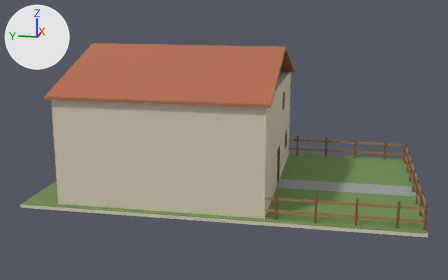
Renders of the FBX model art_source/unity/environments/alfa_maps/house_alfa_static.fbx from each side of a commit.
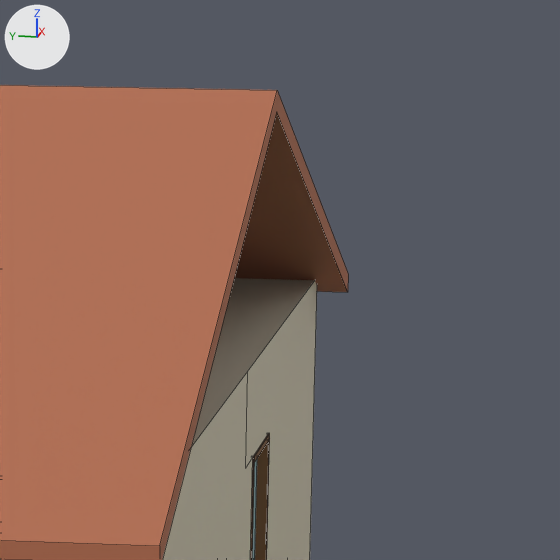
Each version is shown whole from a 50 mm camera at (-29.9, -15.3, 11.5) aimed at (5.9, -8.1, 2.6), then close up on the part from 56% to 72% of the width and 13% to 38% of the height. The lights are fixed; the arrows at upper left show +X, +Y and +Z. The older version's two pictures come first. The close-ups show mesh edges as thin lines. Where no turn or scale is listed for an object, it has been applied to the vertices.

Script lines for the objects in view, before the commit:
```python
me_cube_066 = bpy.data.meshes.new('Cube.066')
me_cube_066.from_pydata(...)  # a box spanning x -0.025..0.025, y -0.1..0.1, z -0.55..0.55
me_cube_066.materials.append(mat_wood_edge)  # brown #7e5734
me_houseshell_mesh = bpy.data.meshes.new('HouseShell_Mesh')
me_houseshell_mesh.from_pydata(...)  # 864 vertices, 217 faces; spans x -0.5..13.3, y -19.4..2.0, z -0.2..6.0
# faces by material slot: [155, 9, 45, 4, 2, 2]
me_houseshell_mesh.materials.append(mat_plaster_warm)  # pale yellow #d7cdb8
me_houseshell_mesh.materials.append(mat_floor_oak)  # brown #936e4a
me_houseshell_mesh.materials.append(mat_ceiling_cream)  # white #e7e2d3
me_houseshell_mesh.materials.append(mat_grass)  # green #739052
me_houseshell_mesh.materials.append(mat_stone)  # grey #9ba2a2
me_houseshell_mesh.materials.append(mat_tile)  # light grey #cbd4d1
me_roof_continuous_mesh = bpy.data.meshes.new('Roof_Continuous_Mesh')
me_roof_continuous_mesh.from_pydata(...)  # 12 vertices, 8 faces; spans x -0.25..13.05, y -11.65..0.25, z 5.84..8.2
me_roof_continuous_mesh.materials.append(mat_roof_terracotta)  # orange #b36c4d
ob_houseshell = bpy.data.objects.new('HouseShell', me_houseshell_mesh)
ob_houseshell.location = (0.0, 0.0, 0.0)
ob_roof_continuous = bpy.data.objects.new('Roof_Continuous', me_roof_continuous_mesh)
ob_roof_continuous.location = (0.0, 0.0, 0.0)
ob_window_7_jamb_1 = bpy.data.objects.new('Window_7_Jamb_1', me_cube_066)
ob_window_7_jamb_1.location = (8.825, -11.31, 4.7)
```
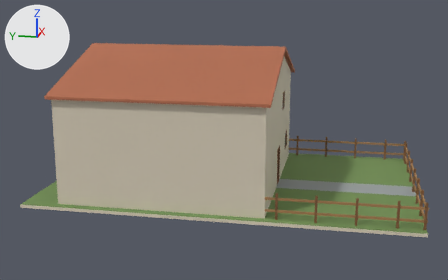
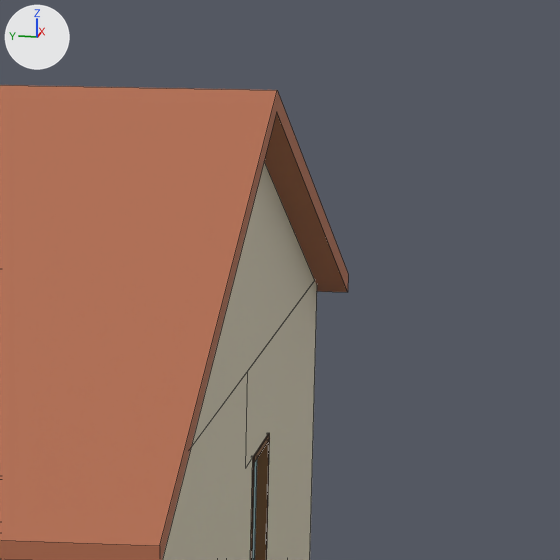
Commit message: fix(environment): close exposed attic gables after native review

The change, as JSON lines over the scene's bpy script:
```json
{"op": "add", "block": "me_gable_back_mesh", "code": ["me_gable_back_mesh = bpy.data.meshes.new('Gable_Back_Mesh')", "me_gable_back_mesh.from_pydata([(0.23, -11.22, 6.0), (12.57, -11.22, 6.0), (6.4, -11.22, 8.04), (0.23, -11.4, 6.0), (12.57, -11.4, 6.0), (6.4, -11.4, 8.04)], [], [(2, 1, 0), (3, 4, 5), (0, 1, 4, 3), (1, 2, 5, 4), (2, 0, 3, 5)])", "me_gable_back_mesh.materials.append(mat_plaster_warm)  # pale yellow #d7cdb8"]}
{"op": "add", "block": "ob_gable_back", "code": ["ob_gable_back = bpy.data.objects.new('Gable_Back', me_gable_back_mesh)", "ob_gable_back.location = (0.0, 0.0, 0.0)"]}
```

What differs and where, as boxes [x1, y1, x2, y2] in the close-ups (560 x 560 px):
```json
{"object": "Gable_Back", "change": "added", "after": [191, 162, 315, 447], "on screen": "pale yellow"}
```
